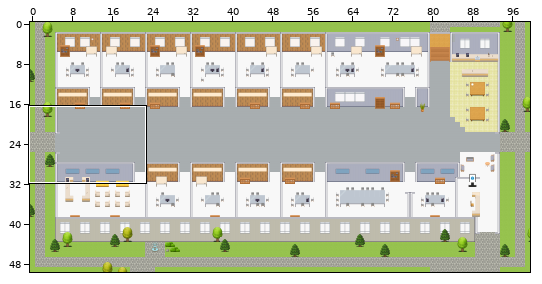
A Tiled map (JSON) gets an edit: maps/PH-Customer-Engagement-Platform-Field-Engagement.tmj. Above, an overview of the earlier version with the close-up marked.
Close-up. Before:
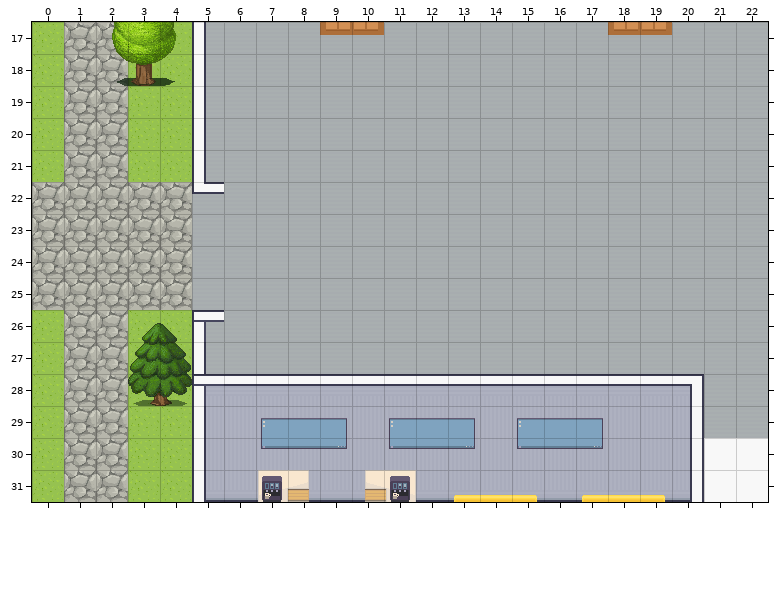
Cells are 32x32 px. Shown: x 0..22, y 17..31. The commit also changed other parts of the map, which this record leaves out.
After the commit:
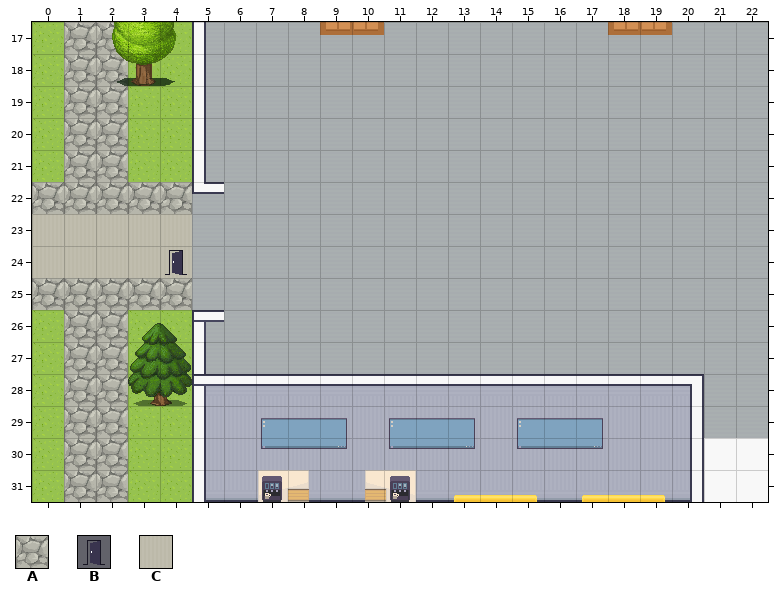
Key: from "Exterior": A 638; from "User_Zones": B 65; from "room2": C 328.
_ is an empty cell.
Diff:
Layer "outside":
Tile A gives way to tile C in rows 23 to 24 at x 0 to 4.
Layer "zones":
The edit adds tile B in row 24 at x 4.
